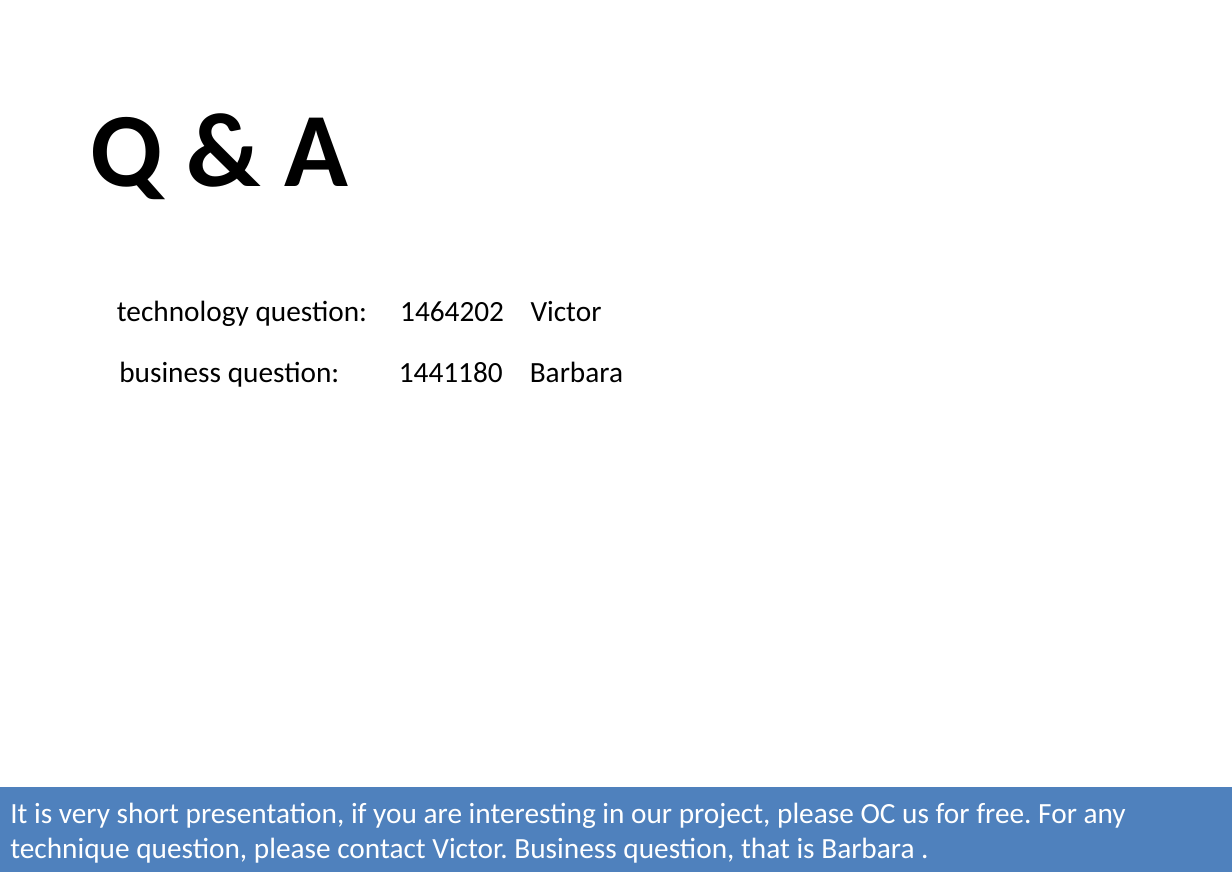
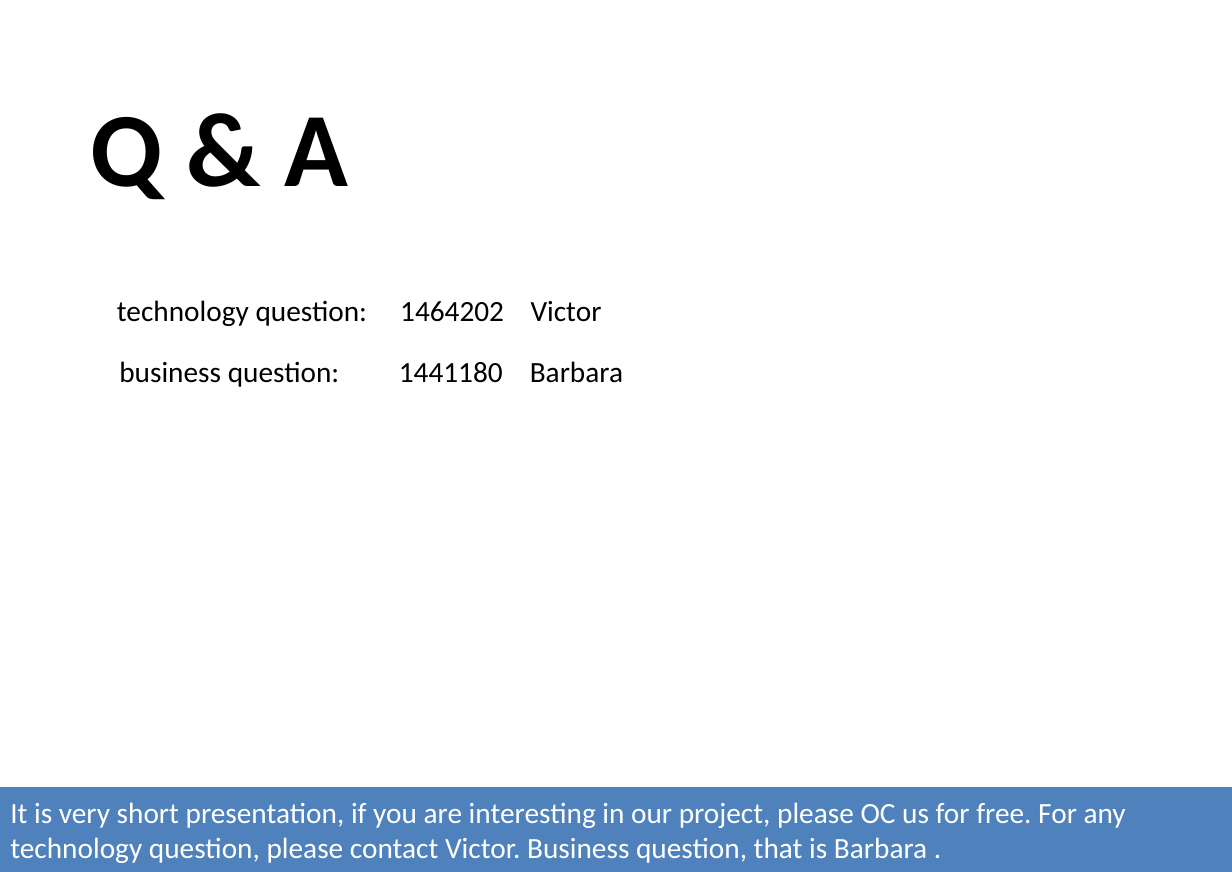
Before and after one commit to tjvictor/auto-scan, a slide deck: slide 9 of src/main/presentation/FinTechathon_2nd.pptx. Drawn at 1232x872 pixels with LibreOffice and Linux fonts; fonts in the diff are those of the drawing. Boxes give left, top, right and bottom in pixels: in the first picture for what was removed or moved away, otherwise in the second. Text is boxed around its words. In the diff, an @@ line names an element or a change of style, - is before the commit and + after.

```diff
--- a/src/main/presentation/FinTechathon_2nd.pptx
+++ b/src/main/presentation/FinTechathon_2nd.pptx
@@ text in rectangle at (x1=10, y1=802, x2=1126, y2=863): text changed @@
-It is very short presentation, if you are interesting in our project, please OC us for free. For any technique question, please contact Victor. Business question, that is Barbara .
+It is very short presentation, if you are interesting in our project, please OC us for free. For any technology question, please contact Victor. Business question, that is Barbara .
```
Also in this commit, not shown: 5 other slides changed, 2 other files.
